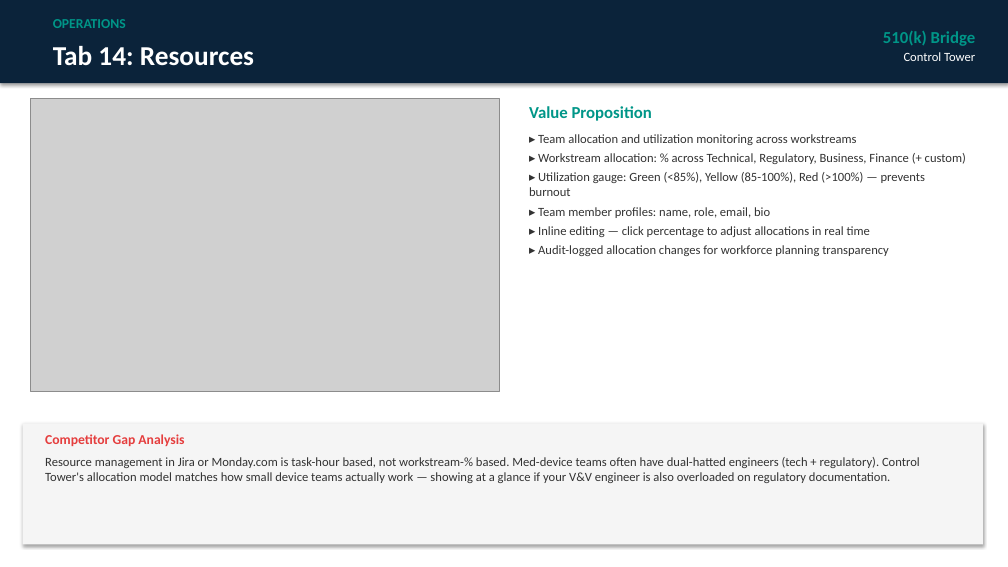
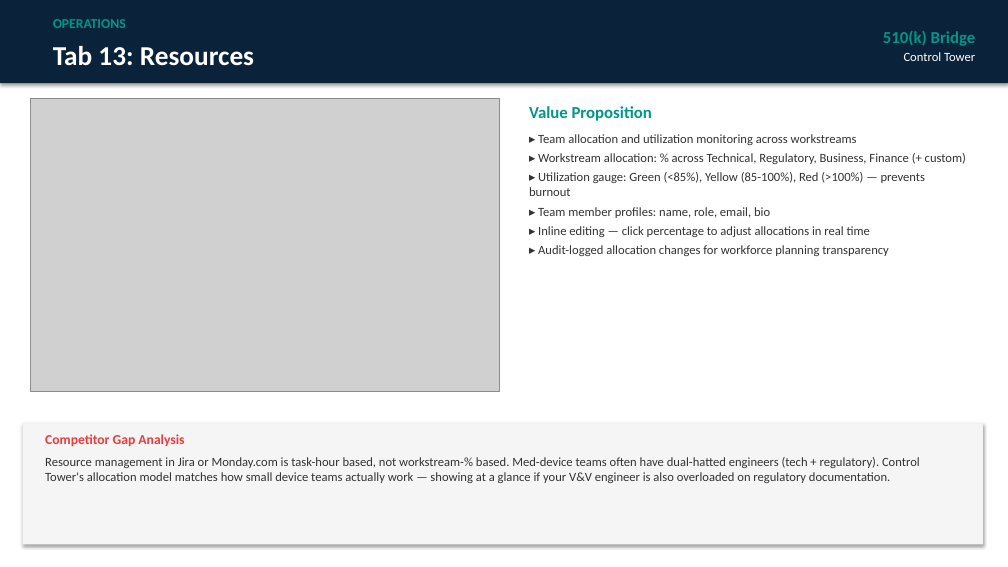
Before and after one commit to londailey6937/arch-medical, a slide deck: slide 16 of Control_Tower_Sales_Deck.pptx (slide 17 before the commit). Drawn at 1008x567 pixels with LibreOffice and Linux fonts; fonts in the diff are those of the drawing; grey boxes stand for pictures. Boxes give left, top, right and bottom in pixels: in the first picture for what was removed or moved away, otherwise in the second. Text is boxed around its words. In the diff, an @@ line names an element or a change of style, - is before the commit and + after.

```diff
--- a/Control_Tower_Sales_Deck.pptx
+++ b/Control_Tower_Sales_Deck.pptx
@@ text at [53, 46, 254, 66]: text changed @@
-Tab 14: Resources
+Tab 13: Resources
```
Also in this commit, not shown: 8 other slides changed, 1 slide removed, 4 other files.
